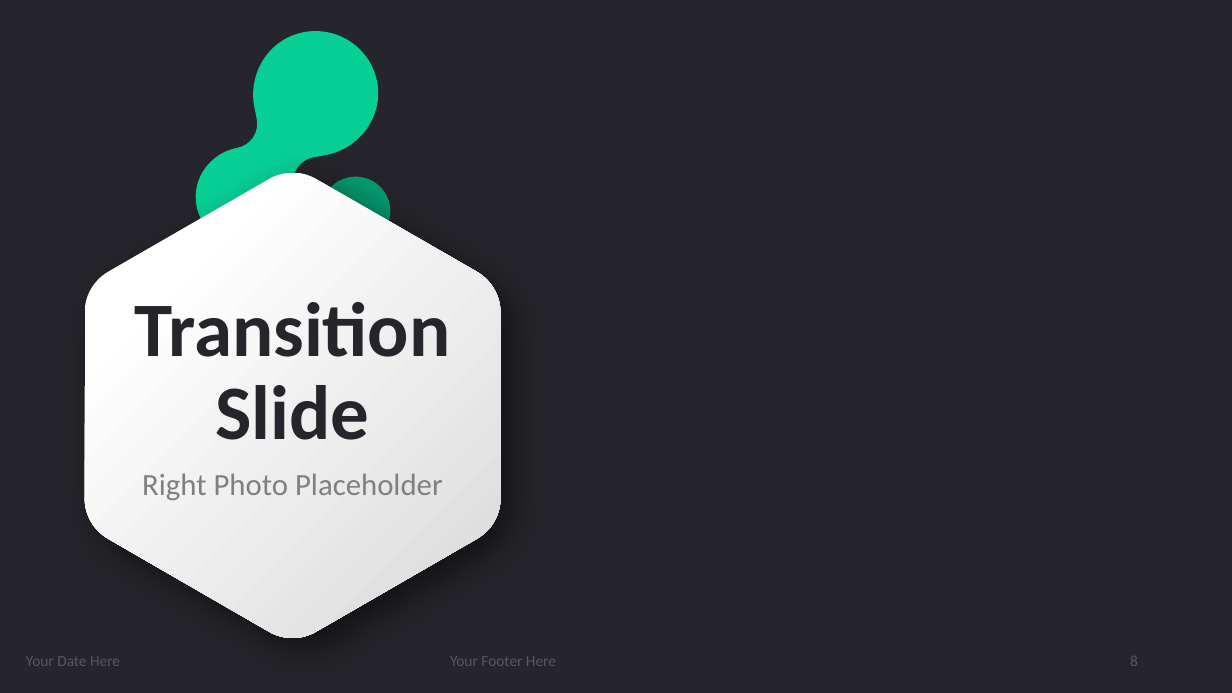
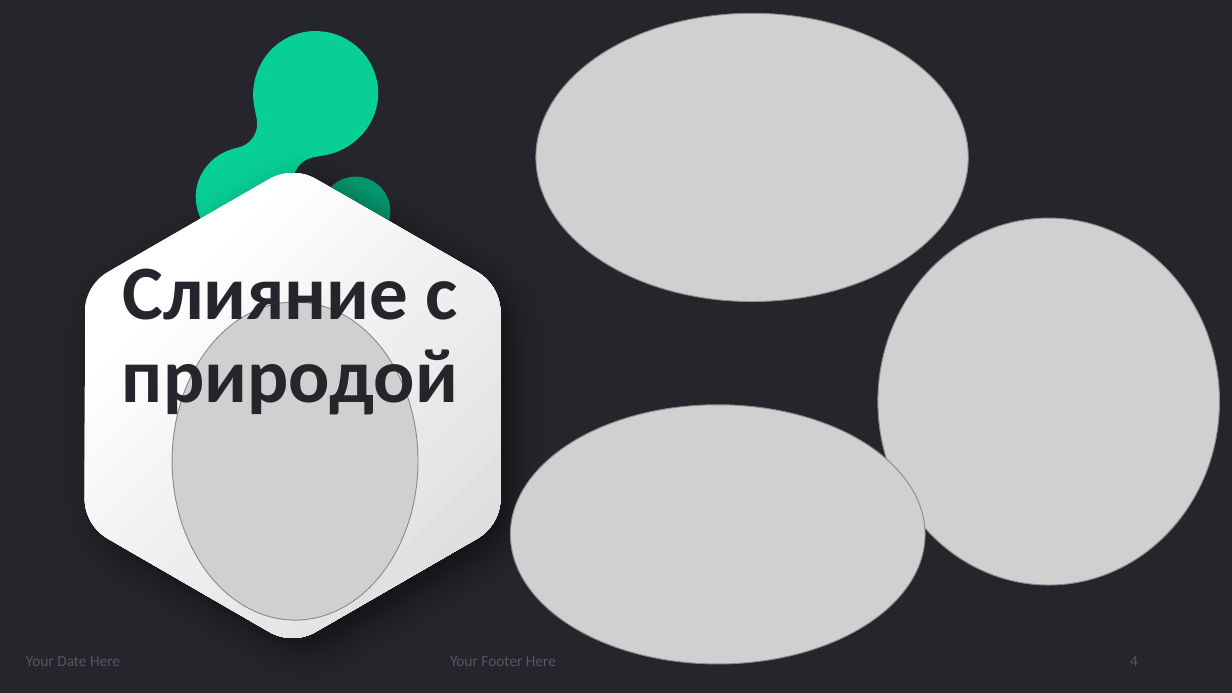
Before and after one commit to mentoster/digital_breakthrough, a slide deck: slide 4 of О проекте/1 чек.pptx (slide 8 before the commit). Drawn at 1232x693 pixels with LibreOffice and Linux fonts; fonts in the diff are those of the drawing; grey boxes stand for pictures. Boxes give left, top, right and bottom in pixels: in the first picture for what was removed or moved away, otherwise in the second. Text is boxed around its words. In the diff, an @@ line names an element or a change of style, - is before the commit and + after.

```diff
--- a/О проекте/1 чек.pptx
+++ b/О проекте/1 чек.pptx
@@ picture added at (536,13,969,301) @@
@@ picture added at (878,218,1220,585) @@
@@ title at (122,255,458,420): text changed @@
-Transition Slide
+Слияние с природой
@@ picture added at (172,302,418,620) @@
@@ picture added at (510,405,925,665) @@
@@ text removed at (142,473,443,500) @@
-Right Photo Placeholder
@@ page number at (1130,656,1138,666): text changed @@
-8
+4
```
Also in this commit, not shown: 1 other slide changed, 3 slides added, 24 slides removed, 16 other files.
